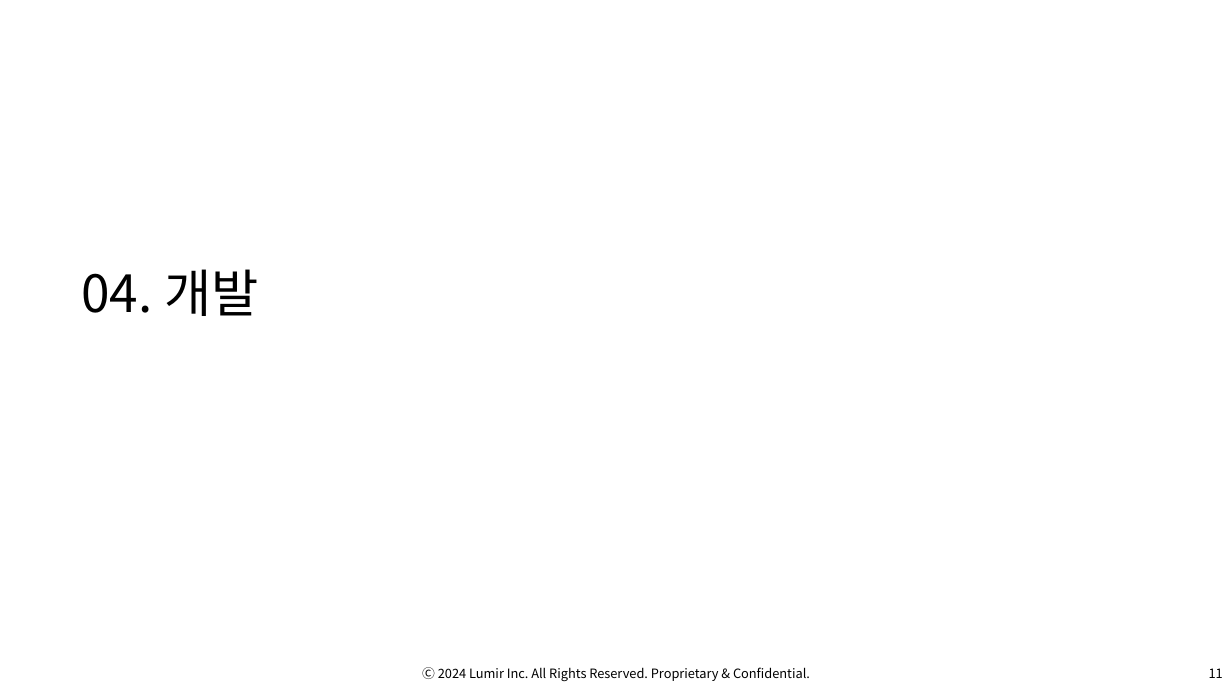
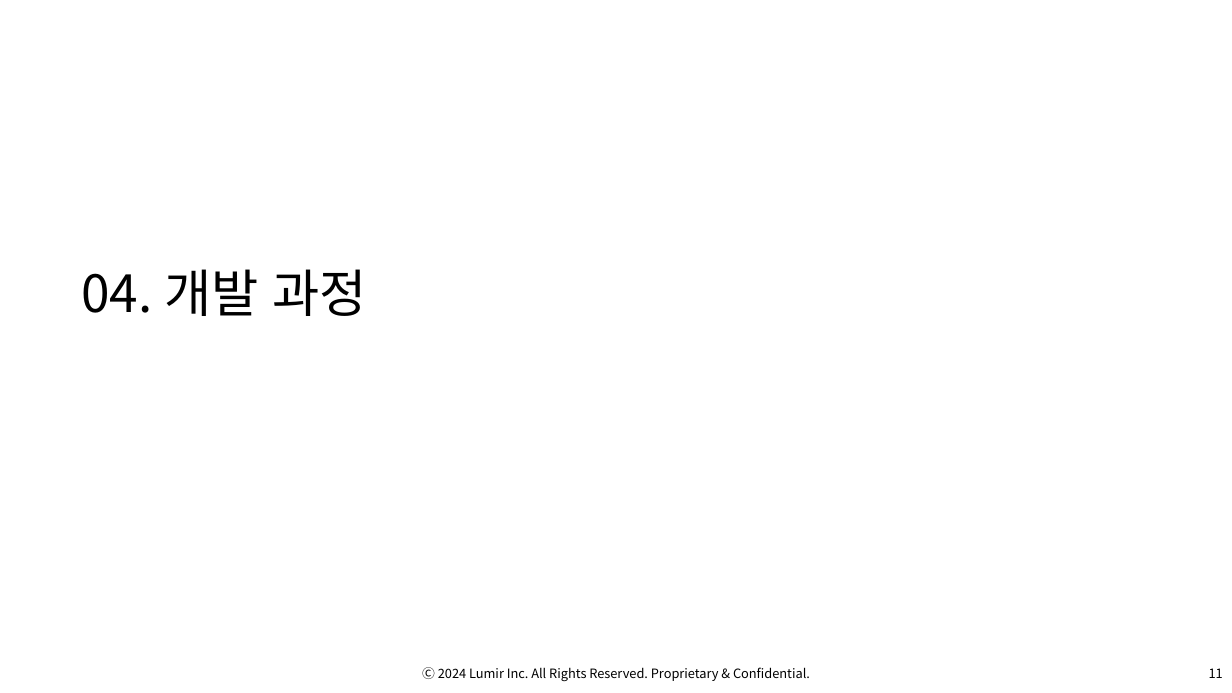
Before and after one commit to OsterRepository/OsterRepository, a slide deck: slide 12 of 기술 7부 김민수 성과 발표.pptx. Drawn at 1232x693 pixels with LibreOffice and Linux fonts; fonts in the diff are those of the drawing; background and template pictures are left out. Boxes give left, top, right and bottom in pixels: in the first picture for what was removed or moved away, otherwise in the second. Text is boxed around its words. In the diff, an @@ line names an element or a change of style, - is before the commit and + after.

```diff
--- a/기술 7부 김민수 성과 발표.pptx
+++ b/기술 7부 김민수 성과 발표.pptx
@@ title at (81, 269, 367, 316): text changed @@
-04. 개발
+04. 개발 과정
```
Also in this commit, not shown: 3 other slides changed.
